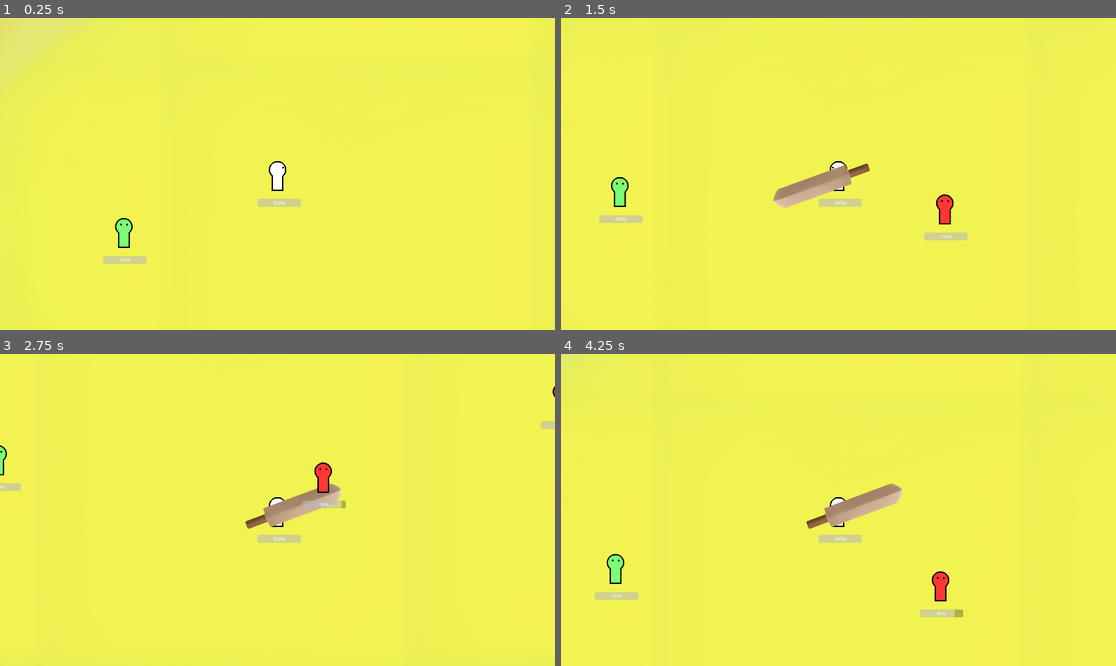
Above: before the commit, frames 1-4 (two rows, left to right).
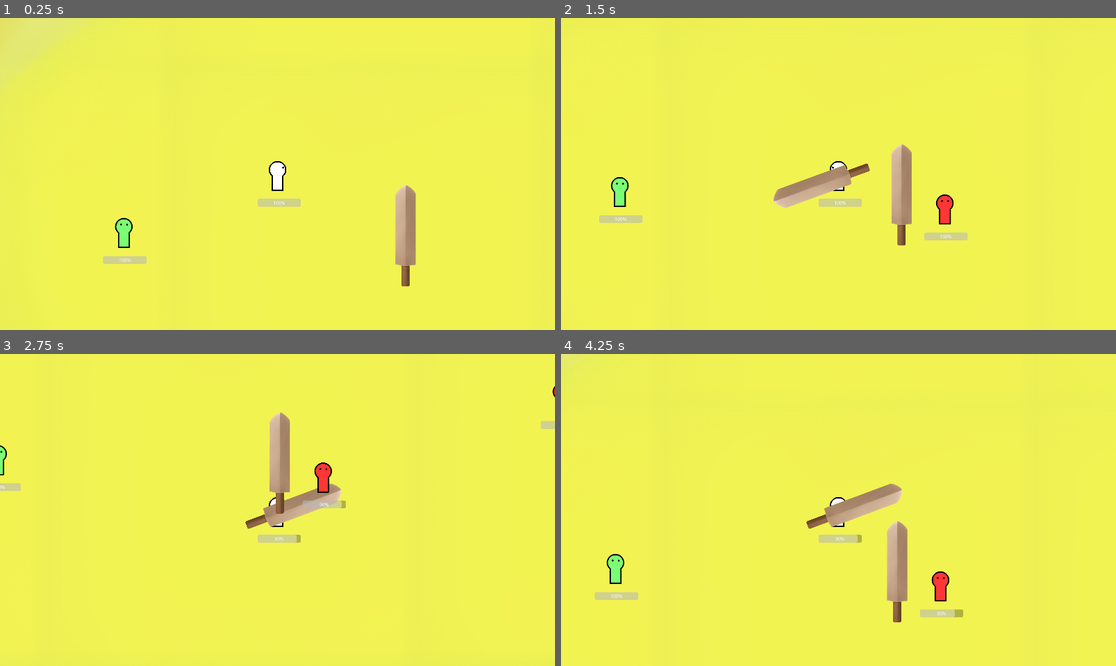
Above: after the commit, the same moments.

Repository: CAHTA123/Light-in-the-Dark
Game: Godot game, scene res://scenes/Game/game.tscn
Two runs of this game, one before a commit and one after it. Both use one fixed random seed, a clock stepped at 60 frames per second and the inputs below.
Inputs (mouse positions are in pixels of both pictures, inside the frame that each line leads up to):
- Up to frame 1 (0.25 s): no input
- Up to frame 2 (1.5 s): tap Enter at 0.5 s; move the mouse to (960, 158) at 0.52 s; press the mouse at (960, 158) at 0.53 s; hold Right (ui_right) 0.53-1.28 s; move the mouse to (727, 189) at 1.27 s; release the mouse at (727, 189) at 1.28 s; hold Down (ui_down) from 1.28 s (still down); tap Shift (dash) at 1.35 s
- Up to frame 3 (2.75 s): move the mouse to (333, 441) at 2.02 s; release Down (ui_down) at 2.03 s; press the mouse at (333, 441) at 2.03 s; hold Right (ui_right) from 2.03 s (still down)
- Up to frame 4 (4.25 s): move the mouse to (810, 572) at 2.77 s; release Right (ui_right) at 2.78 s; release the mouse at (810, 572) at 2.78 s; hold Up (ui_up) 2.78-3.53 s; tap Shift (dash) at 2.85 s; move the mouse to (1005, 556) at 3.52 s; press the mouse at (1005, 556) at 3.53 s; hold Left (ui_left) from 3.53 s (still down)

The runs differ from the first frame. In frame 1, 1.0% of the frame differs, in the area x 71-75%, y 53-87%; in frame 2, 1.0%; in frame 3, 1.1%; in frame 4, 1.1%, in the area x 49-63%, y 53-87%.

Commit message:
,

Diff:
--- a/scenes/Game/game.tscn
+++ b/scenes/Game/game.tscn
@@ -1,13 +1,19 @@
-[gd_scene load_steps=7 format=3 uid="uid://ck1jdw71slkbf"]
+[gd_scene load_steps=10 format=3 uid="uid://ck1jdw71slkbf"]
 
 [ext_resource type="PackedScene" uid="uid://bqhegexofc3wb" path="res://scenes/Islands/islands.tscn" id="1_mhpm1"]
 [ext_resource type="PackedScene" uid="uid://wcix67e82g86" path="res://scenes/Player/player.tscn" id="2_kc6yd"]
 [ext_resource type="PackedScene" uid="uid://0vh3jhnjpwnn" path="res://scenes/Res/res.tscn" id="3_m2plk"]
 [ext_resource type="PackedScene" uid="uid://cdtvya2u1xsii" path="res://scenes/Enemy/enemy.tscn" id="4_m7kfr"]
 [ext_resource type="Script" path="res://scenes/Spawner/spawner.gd" id="5_3nxl5"]
+[ext_resource type="Script" path="res://scenes/weapon/weapon.gd" id="6_306d2"]
+[ext_resource type="Texture2D" uid="uid://bm7c5rnkpukrc" path="res://sprites/weapon/sword/S1.png" id="7_6wc83"]
 
 [sub_resource type="CircleShape2D" id="CircleShape2D_27xhv"]
 radius = 1700.0
+
+[sub_resource type="CapsuleShape2D" id="CapsuleShape2D_ooqpy"]
+radius = 40.0
+height = 350.0
 
 [node name="Game" type="Node2D"]
 
@@ -37,3 +43,19 @@
 [node name="CollisionShape2D" type="CollisionShape2D" parent="Spawner/Area2D"]
 position = Vector2(0, -100)
 shape = SubResource("CircleShape2D_27xhv")
+
+[node name="Weapon" type="Node2D" parent="."]
+position = Vector2(88, -124)
+script = ExtResource("6_306d2")
+
+[node name="shape" type="Area2D" parent="Weapon"]
+collision_layer = 2
+collision_mask = 2
+
+[node name="Shape" type="CollisionShape2D" parent="Weapon/shape"]
+shape = SubResource("CapsuleShape2D_ooqpy")
+
+[node name="Skin" type="Sprite2D" parent="Weapon/shape"]
+texture = ExtResource("7_6wc83")
+
+[connection signal="body_entered" from="Weapon/shape" to="Weapon" method="_on_shape_body_entered"]
--- a/scenes/Player/player.tscn
+++ b/scenes/Player/player.tscn
@@ -79,36 +79,8 @@
 "values": [true, false]
 }
 
-[sub_resource type="Animation" id="Animation_n2n1p"]
-length = 0.001
-tracks/0/type = "value"
-tracks/0/imported = false
-tracks/0/enabled = true
-tracks/0/path = NodePath("Skin/Weapon/shape:monitoring")
-tracks/0/interp = 1
-tracks/0/loop_wrap = true
-tracks/0/keys = {
-"times": PackedFloat32Array(0),
-"transitions": PackedFloat32Array(1),
-"update": 1,
-"values": [true]
-}
-tracks/1/type = "value"
-tracks/1/imported = false
-tracks/1/enabled = true
-tracks/1/path = NodePath("Skin/Weapon/shape:monitorable")
-tracks/1/interp = 1
-tracks/1/loop_wrap = true
-tracks/1/keys = {
-"times": PackedFloat32Array(0),
-"transitions": PackedFloat32Array(1),
-"update": 1,
-"values": [true]
-}
-
 [sub_resource type="AnimationLibrary" id="AnimationLibrary_3gier"]
 _data = {
-"RESET": SubResource("Animation_n2n1p"),
 "attack": SubResource("Animation_2aw3s")
 }
 
@@ -129,10 +101,6 @@
 [node name="Weapon" parent="Skin" index="1"]
 position = Vector2(-61, 56)
 rotation = -2.24973
-
-[node name="shape" parent="Skin/Weapon" index="0"]
-monitoring = true
-monitorable = true
 
 [node name="Move" type="Node2D" parent="." index="2"]
 script = ExtResource("2_nw2w3")
Not shown: 1 places in scenes/Player/player.tscn that only renumber resources
